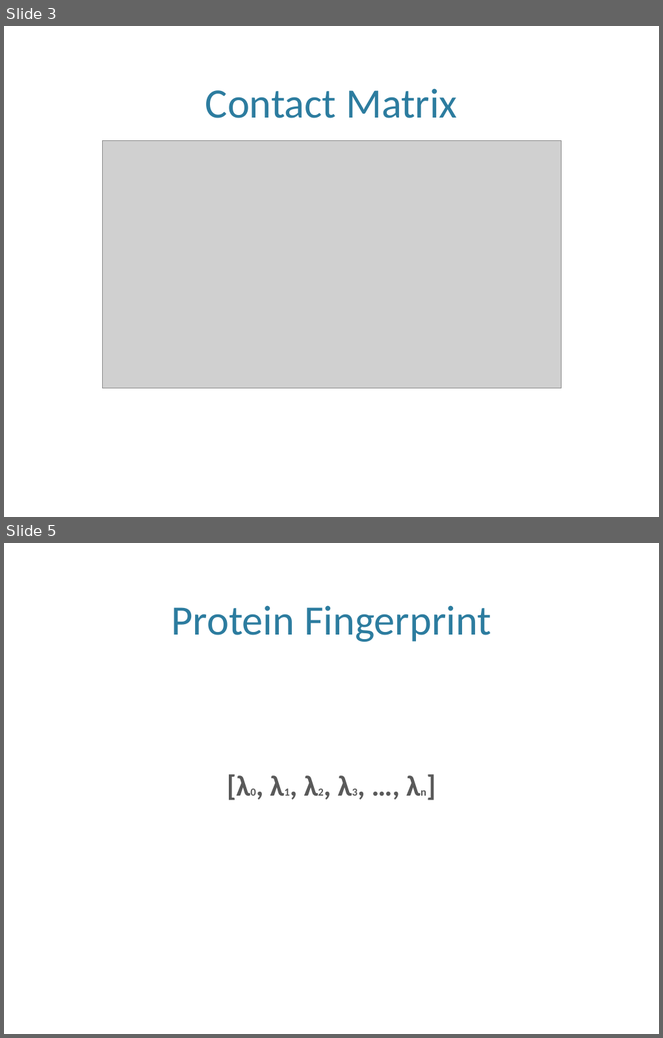
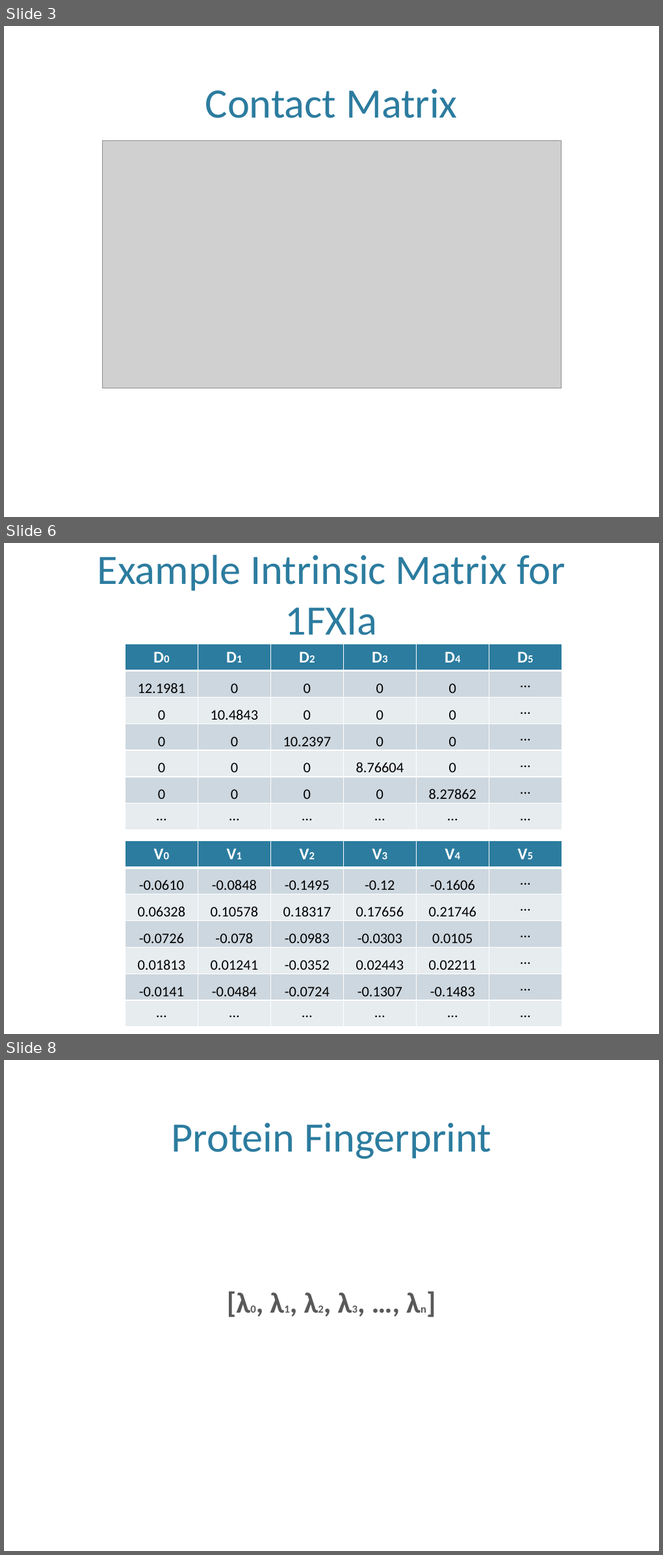
Before and after one commit to azampagl/compbio-protein-structure, a slide deck: docs/eigas/eigas.pptx. Shown one above the other, each under a label of ours: slides 3 and 5 before the commit, slides 3, 6 and 8 after it; the slides between them are not shown. The pictures are 663x1038 and 663x1555 pixels, drawn with LibreOffice and Linux fonts; fonts in the diff are those of the drawing; grey boxes stand for pictures; background and template pictures are left out. Boxes give left, top, right and bottom in pixels: in the first picture for what was removed or moved away, otherwise in the second. Text is boxed around its words. In the diff, an @@ line names an element or a change of style, - is before the commit and + after.

```diff
--- a/docs/eigas/eigas.pptx
+++ b/docs/eigas/eigas.pptx
@@ slide 6 added at [4,543,659,1034], background picture (left out) @@
@@ title added at [98,555,566,645], 46 pt, text #2C7C9F @@
+Example Intrinsic Matrix for 1FXIa
@@ table added at [125,644,562,830], 7 rows, 6 columns @@
+D0 | D1 | D2 | D3 | D4 | D5
+12.1981 | 0 | 0 | 0 | 0 | …
+0 | 10.4843 | 0 | 0 | 0 | …
+0 | 0 | 10.2397 | 0 | 0 | …
+0 | 0 | 0 | 8.76604 | 0 | …
+0 | 0 | 0 | 0 | 8.27862 | …
+… | … | … | … | … | …
@@ table added at [125,841,562,1027], 7 rows, 6 columns @@
+V0 | V1 | V2 | V3 | V4 | V5
+-0.0610 | -0.0848 | -0.1495 | -0.12 | -0.1606 | …
+0.06328 | 0.10578 | 0.18317 | 0.17656 | 0.21746 | …
+-0.0726 | -0.078 | -0.0983 | -0.0303 | 0.0105 | …
+0.01813 | 0.01241 | -0.0352 | 0.02443 | 0.02211 | …
+-0.0141 | -0.0484 | -0.0724 | -0.1307 | -0.1483 | …
+… | … | … | … | … | …
@@ what was slide 5 is now slide 8 @@
```
Also in this commit, not shown: 3 slides changed, 4 other slides added, 4 other files.
